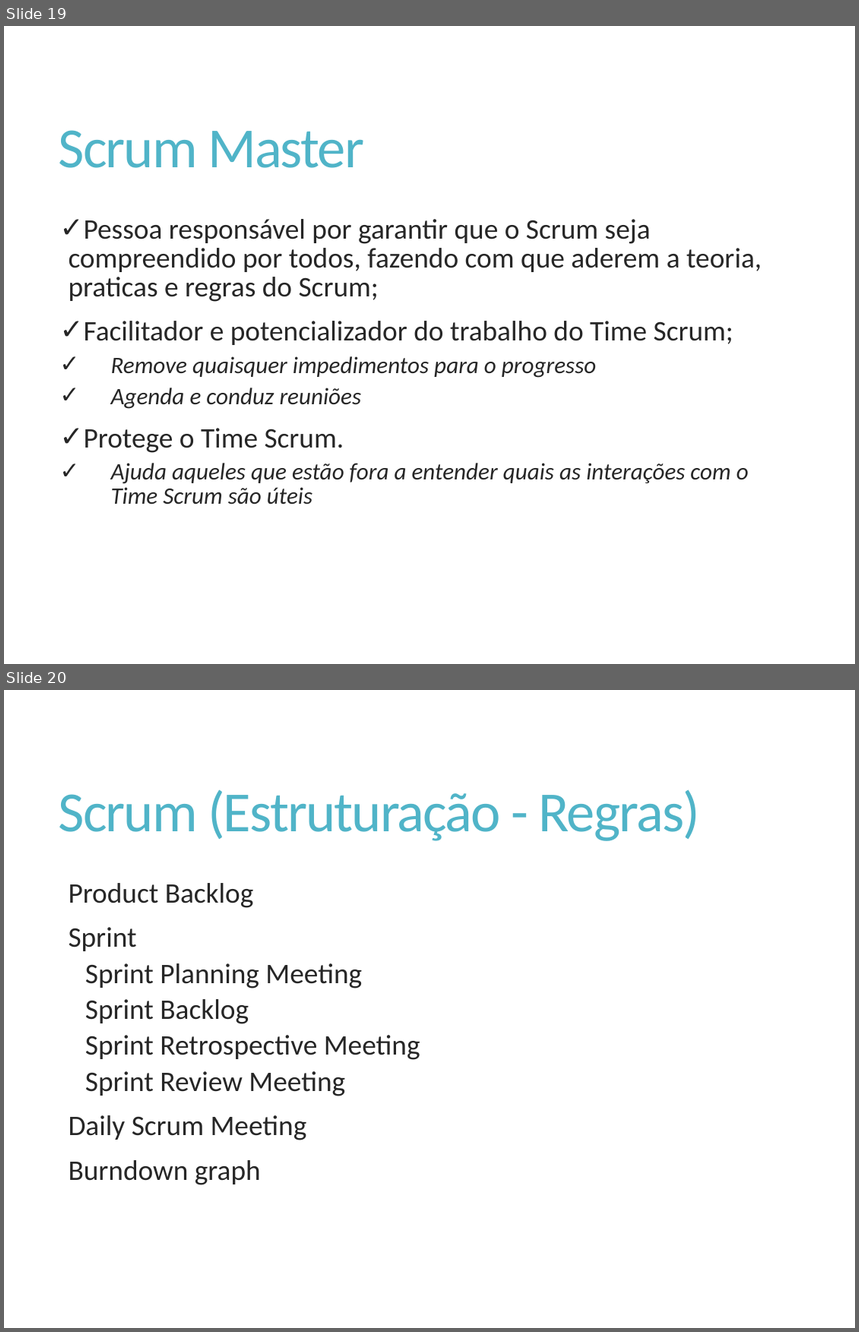
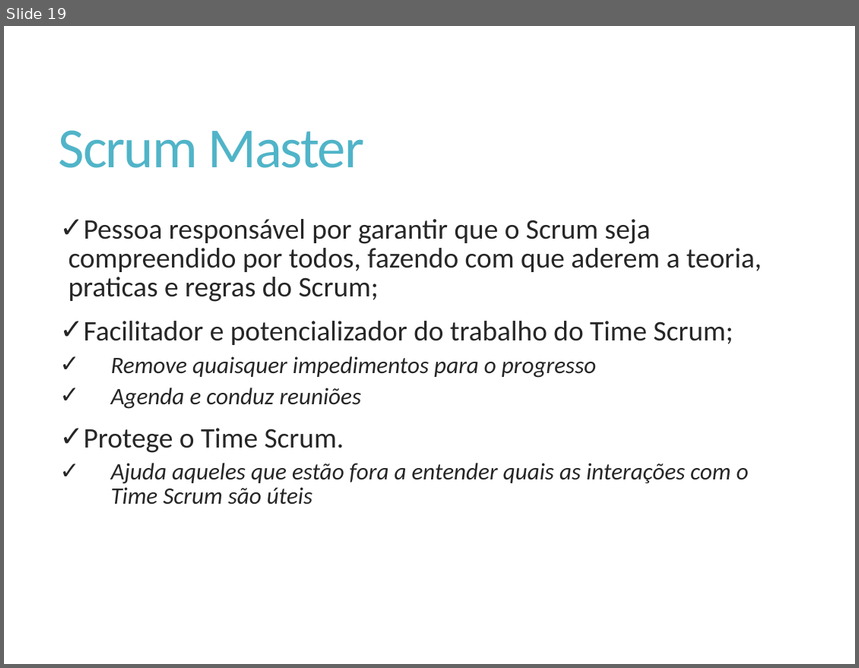
Before and after one commit to Elton-Garbin/TCC-2016, a slide deck: StartIdea/StartIdea.Docs/Apresentacao.pptx. Shown one above the other, each under a label of ours: slides 19 and 20 before the commit, slide 19 after it. The pictures are 859x1332 and 859x668 pixels, drawn with LibreOffice and Linux fonts; fonts in the diff are those of the drawing. Boxes give left, top, right and bottom in pixels: in the first picture for what was removed or moved away, otherwise in the second. Text is boxed around its words. In the diff, an @@ line names an element or a change of style, - is before the commit and + after.

Commit message:
Eventos Scrum

```diff
--- a/StartIdea/StartIdea.Docs/Apresentacao.pptx
+++ b/StartIdea/StartIdea.Docs/Apresentacao.pptx
@@ slide 20 removed at <box>4,690,855,1328</box>, background #FFFFFF @@
@@ title removed at <box>59,790,700,841</box> @@
-Scrum (Estruturação - Regras)
@@ text removed at <box>69,883,420,1186</box> @@
-  Product Backlog
-  Sprint
-    Sprint Planning Meeting
-    Sprint Backlog
-    Sprint Retrospective Meeting
-    Sprint Review Meeting
-  Daily Scrum Meeting
-  Burndown graph
```
Also in this commit, not shown: 1 slide changed, 6 slides added.
